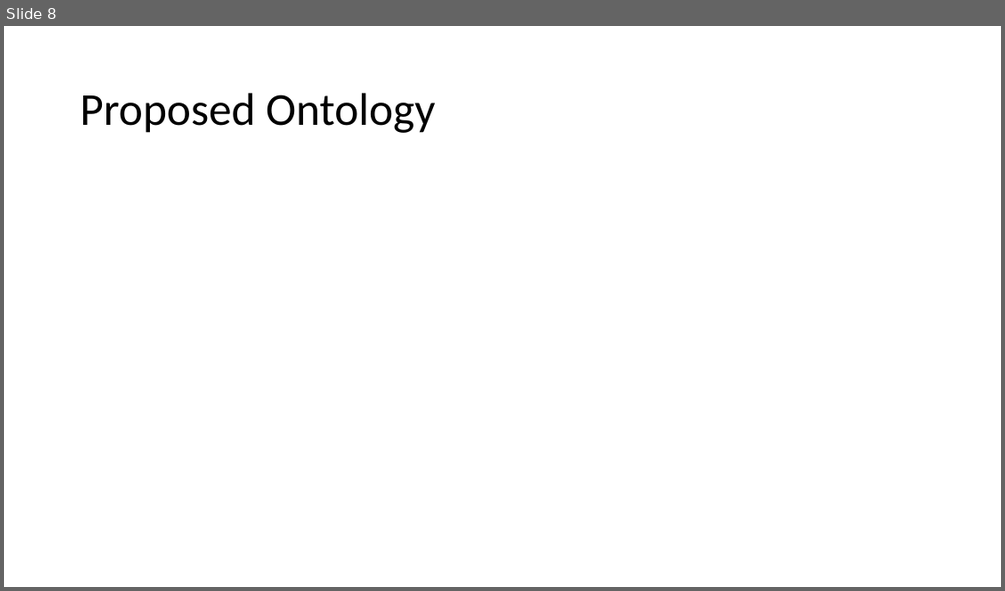
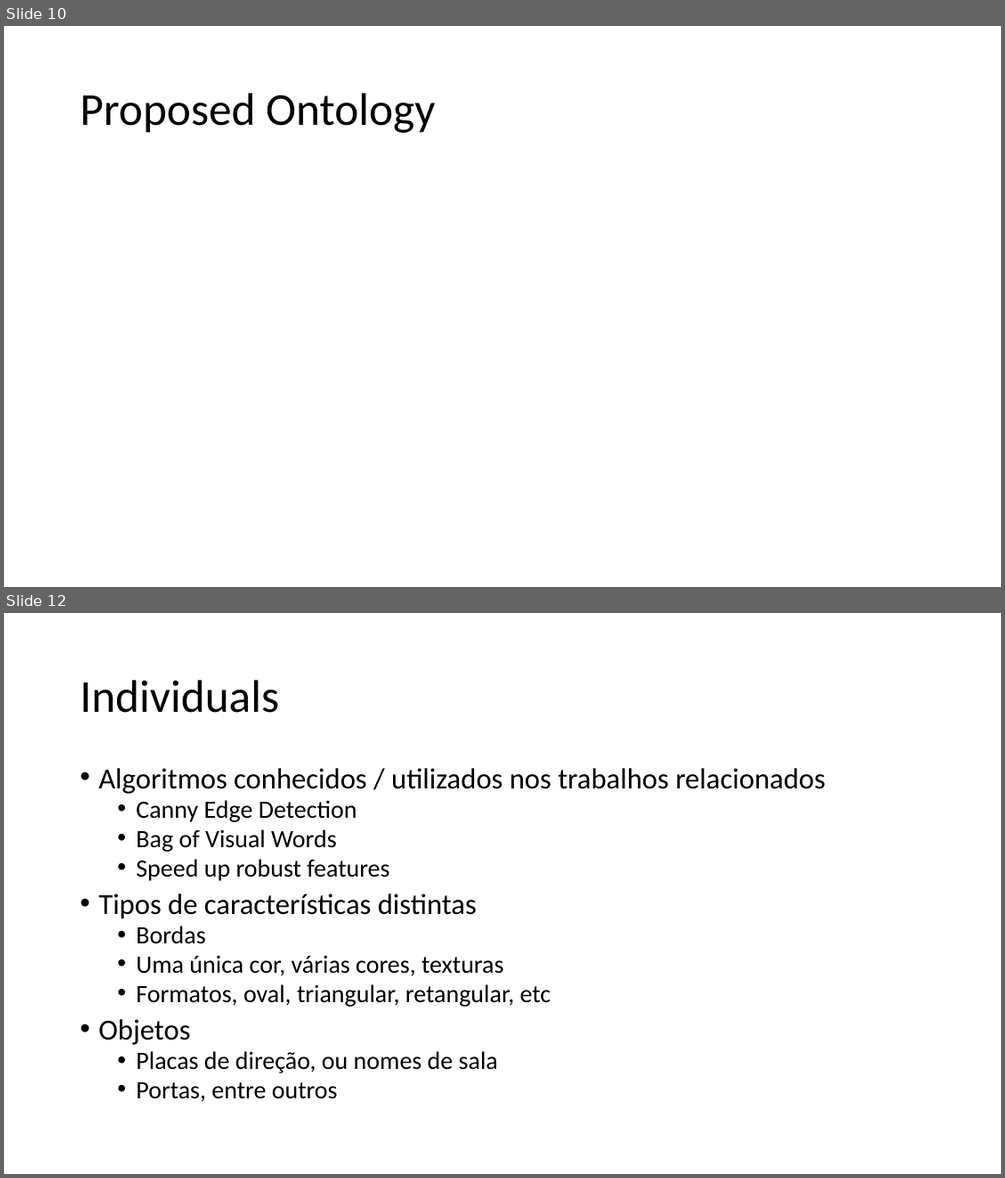
Before and after one commit to rodsnjr/vision_ontology, a slide deck: presentation.pptx. Shown one above the other, each under a label of ours: slide 8 before the commit, slides 10 and 12 after it; the slides between them are not shown. The pictures are 1005x591 and 1005x1178 pixels, drawn with LibreOffice and Linux fonts; fonts in the diff are those of the drawing. Boxes give left, top, right and bottom in pixels: in the first picture for what was removed or moved away, otherwise in the second. Text is boxed around its words. In the diff, an @@ line names an element or a change of style, - is before the commit and + after.

```diff
--- a/presentation.pptx
+++ b/presentation.pptx
@@ slide 12 added at bbox=[4, 613, 1001, 1174], background #FFFFFF @@
@@ title added at bbox=[80, 680, 279, 713], 44 pt, text #000000 @@
+Individuals
@@ text added at bbox=[98, 768, 825, 1102], 24 pt, text #000000 @@
+• Algoritmos conhecidos / utilizados nos trabalhos relacionados
+  • Canny Edge Detection
+  • Bag of Visual Words
+  • Speed up robust features
+• Tipos de características distintas
+  • Bordas
+  • Uma única cor, várias cores, texturas
+  • Formatos, oval, triangular, retangular, etc
+• Objetos
+  • Placas de direção, ou nomes de sala
+  • Portas, entre outros
@@ what was slide 8 is now slide 10 @@
```
Also in this commit, not shown: 3 slides changed, 5 other slides added, 2 slides removed, 2 other files.
